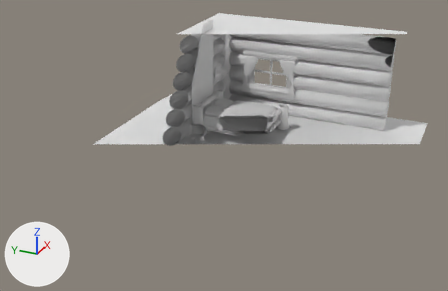
What one commit did to the FBX model BBT_2017_UP/Assets/Art/Models/Environments/bedroom.fbx.
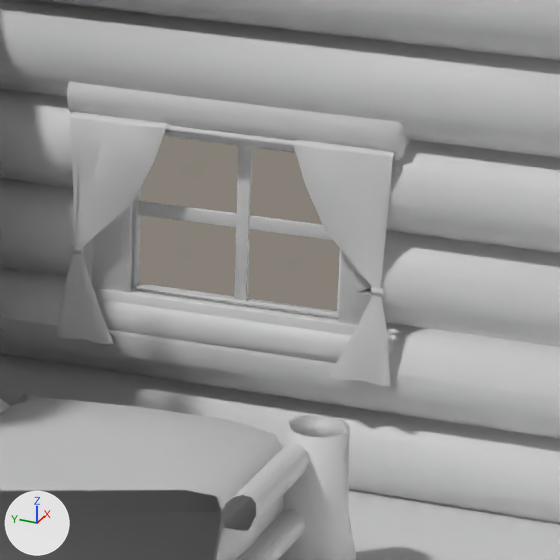
Each version appears first whole from a camera (50 mm lens) standing at (-8.36, -2.94, 4.0) and looking at (-0.79, 0.46, 0.21), and next in a close-up on the part from 52% to 72% of the width and 13% to 44% of the height. Lighting does not change. The marker at lower left points along +X, +Y and +Z. Everything nearer to the camera than a plane just in front of the edit is cut away. Where no turn or scale is listed for an object, it has been applied to the vertices. Vertices at the same position are counted once.

Names of what the first close-up shows: 'MultiEdit.002', 'MultiEdit.003', 'MultiEdit.004', 'MultiEdit.005', 'MultiEdit.006', 'MultiEdit.007', 'New Geometry.001', 'New Geometry.002', 'blanket', 'room', 'window'.
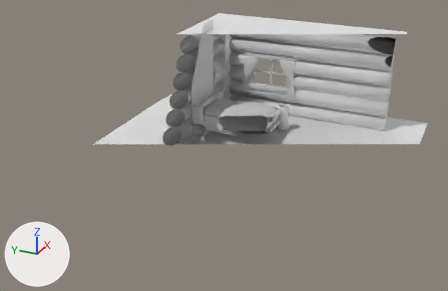
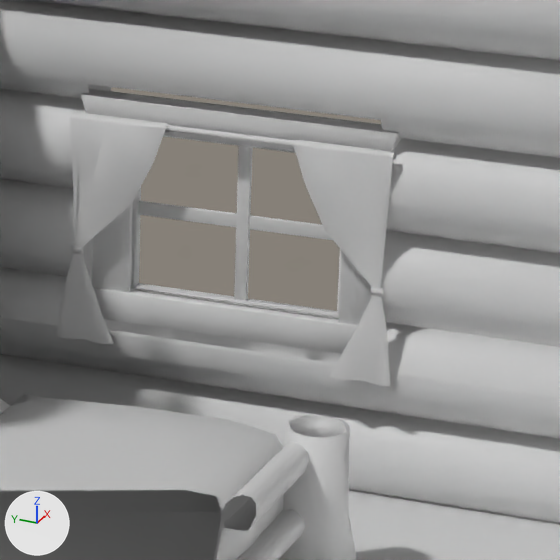
The newer file is also turned or shifted as a whole; pictures and numbers use the older file's frame.

Diff of the bpy script that builds the scene:
```diff
--- a/BBT_2017_UP/Assets/Art/Models/Environments/bedroom.fbx.py
+++ b/BBT_2017_UP/Assets/Art/Models/Environments/bedroom.fbx.py
@@ me_untitled_157 @@
 me_untitled_157.from_pydata(...)  # 866 vertices, 804 faces; spans x 1.255..1.409, y 0.064..1.052, z 0.28..1.064
 # used by ob_window; location = (0.0, 0.0, 0.0)
 # verts and faces of me_untitled_157; kept vertices keep their numbers, new ones are numbered from 866
 # before: 578 (1.288, 0.177, 0.552) at pixel (357, 292), 602 (1.287, 0.177, 0.552) at pixel (357, 292), 613 (1.286, 0.17, 0.552) at pixel (359, 292), 614 (1.286, 0.183, 0.573)
+# me_untitled_157 part 1: the loose piece of 188 vertices spanning x 1.291..1.405, y 0.076..1.045, z 0.918..1.064 is deleted
+# me_untitled_157 part 2: the loose piece of 183 vertices spanning x 1.296..1.409, y 0.079..1.048, z 0.28..0.425 is deleted
+# me_untitled_157 part 3
+verts[578] = (1.288, 0.135, 0.552)  # moved, pixel (371, 294)
+verts[602] = (1.287, 0.135, 0.552)  # moved, pixel (371, 294)
+verts[613] = (1.286, 0.129, 0.552)  # moved, pixel (374, 294)
+verts[614] = (1.286, 0.133, 0.573)  # moved, pixel (372, 287)
 me_untitled_157.materials.append(mat_betty_window__long_log_002)
```

Where the change shows, as pixel boxes (x1, y1, x2, y2) in the close-ups (560 x 560 px; the box of a moved part takes in the faces that stretch with it):
'window', reshaped
    before: (57, 82, 411, 386)
    after: (57, 89, 401, 386)
part 1 of me_untitled_157, deleted
    before: (67, 82, 411, 160)
part 2 of me_untitled_157, deleted
    before: (97, 299, 393, 363)
part 3 of me_untitled_157, moved or reshaped (not visible afterwards)
    before: (359, 285, 383, 294)
